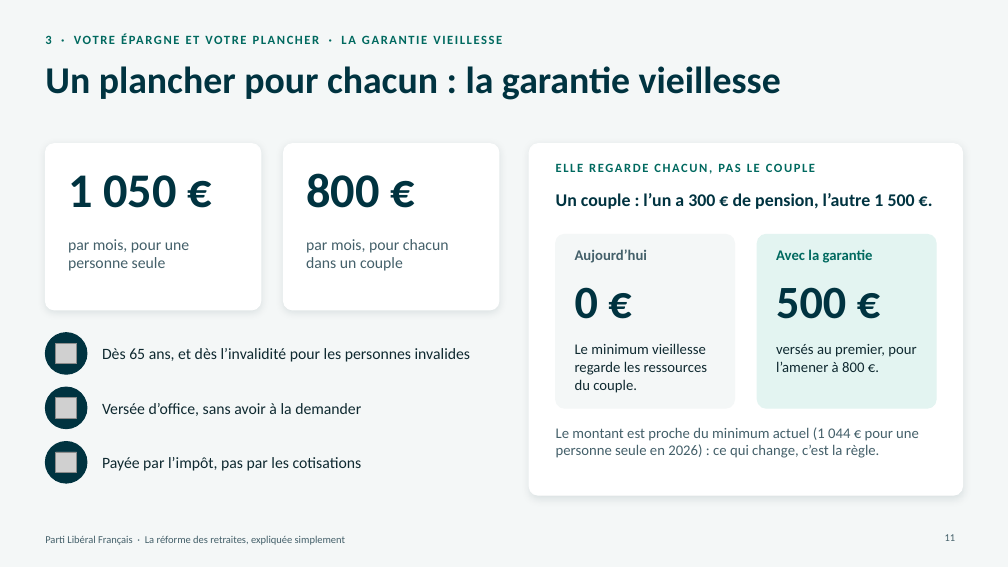
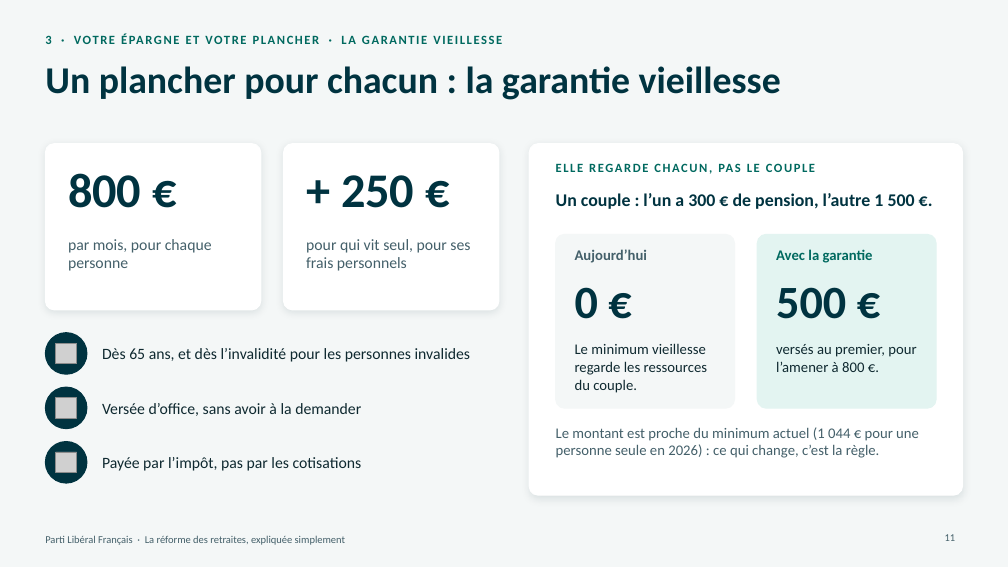
Before and after one commit to g-pliberal/retraitecomptenotionelle, a slide deck: slide 11 of docs/presentation_adherents_17_novembre_2026.pptx. Drawn at 1008x567 pixels with LibreOffice and Linux fonts; fonts in the diff are those of the drawing; grey boxes stand for pictures. Boxes give left, top, right and bottom in pixels: in the first picture for what was removed or moved away, otherwise in the second. Text is boxed around its words. In the diff, an @@ line names an element or a change of style, - is before the commit and + after.

```diff
--- a/docs/presentation_adherents_17_novembre_2026.pptx
+++ b/docs/presentation_adherents_17_novembre_2026.pptx
@@ text at box(68, 173, 141, 208): text changed @@
-1 050 €
+800 €
@@ text at box(341, 175, 414, 208): text changed @@
-800 €
++ 250 €
@@ text at box(68, 239, 212, 271): text changed @@
-par mois, pour une personne seule
+par mois, pour chaque personne
@@ text at box(306, 239, 470, 271): text changed @@
-par mois, pour chacun dans un couple
+pour qui vit seul, pour ses frais personnels
```
Also in this commit, not shown: 5 other slides changed.
